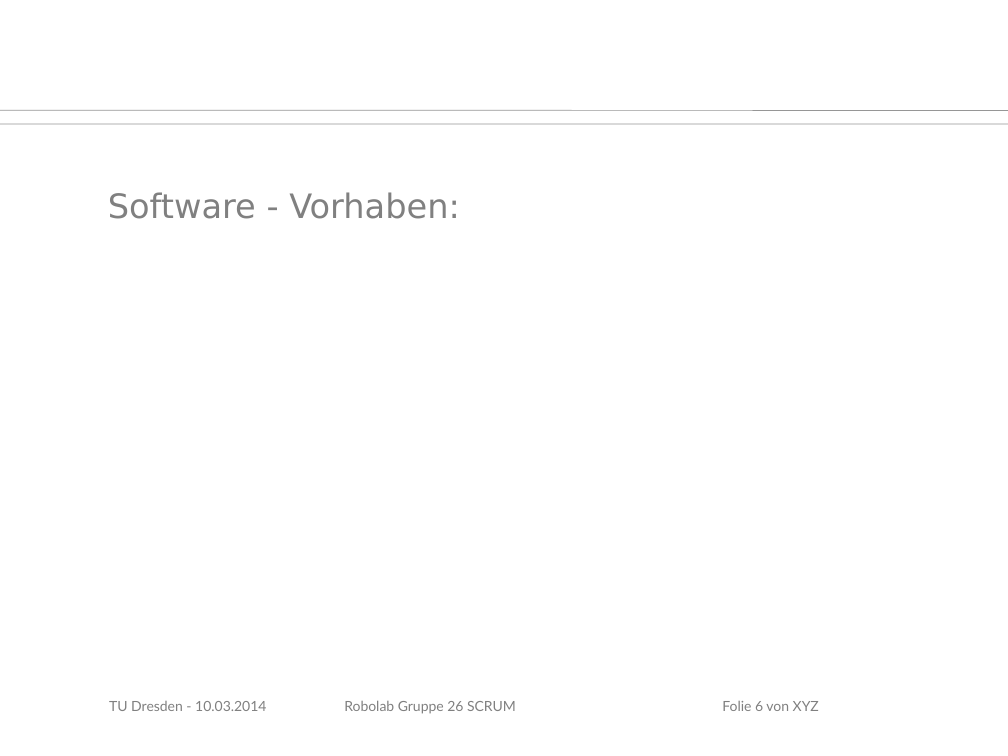
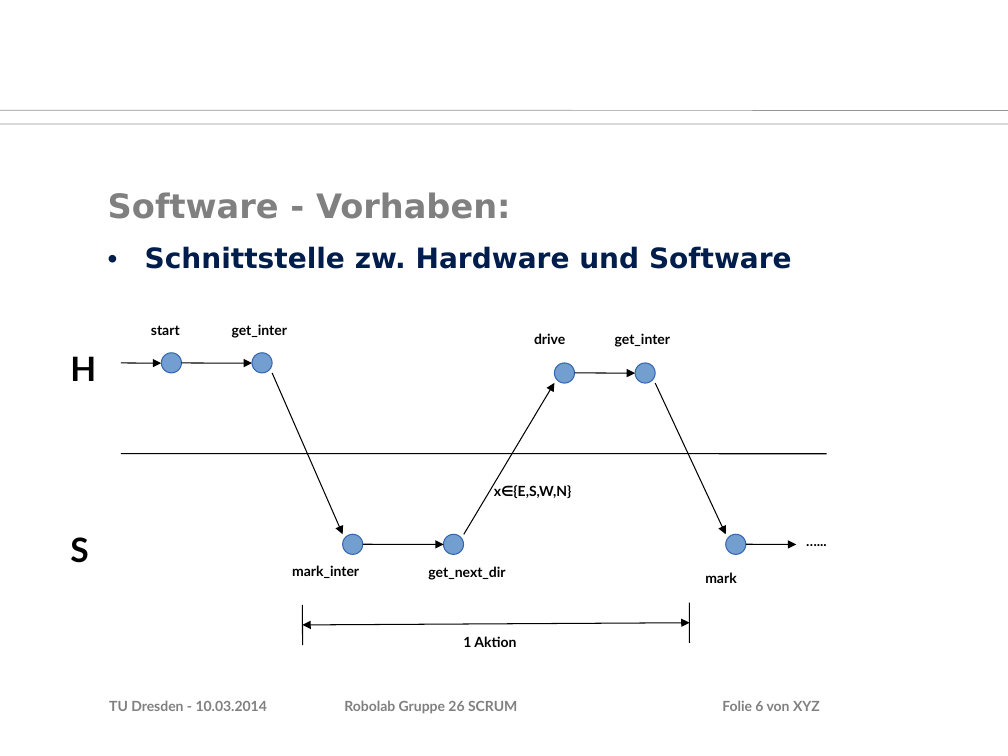
Before and after one commit to MarauderXtreme/robolab-2014, a slide deck: slide 6 of Scrum/scrum-10-03-14.ppt. Drawn at 1008x756 pixels with LibreOffice and Linux fonts; fonts in the diff are those of the drawing; background and template pictures are left out. Boxes give left, top, right and bottom in pixels: in the first picture for what was removed or moved away, otherwise in the second. Text is boxed around its words. In the diff, an @@ line names an element or a change of style, - is before the commit and + after.

Commit message:
added scrum 10.03(software)

```diff
--- a/Scrum/scrum-10-03-14.ppt
+++ b/Scrum/scrum-10-03-14.ppt
@@ bold on in 4 elements at [109,700,267,711], [344,700,517,714], [722,700,820,711], [108,192,511,219] @@
@@ text added at [145,246,792,269], 20 pt, text #001D4B, bold @@
+• Schnittstelle zw. Hardware und Software
@@ text added at [151,325,180,335], 10 pt, text #000000, bold @@
+start
@@ text added at [232,324,287,338], 10 pt, text #000000, bold @@
+get_inter
@@ text added at [70,356,96,381], 24 pt, text #000000, bold @@
+H
@@ ellipse added at [161,353,181,373], fill #729FCF, outline #3465AF 0.74 pt @@
@@ ellipse added at [252,353,272,373], fill #729FCF, outline #3465AF 0.74 pt @@
@@ text added at [534,333,565,344], 10 pt, text #000000, bold @@
+drive
@@ text added at [615,333,670,347], 10 pt, text #000000, bold @@
+get_inter
@@ arrow added from (121, 363) to (161, 363), #000000 0.74 pt @@
@@ arrow added from (181, 363) to (252, 363), #000000 0.74 pt @@
@@ arrow added from (272, 373) to (343, 534), #000000 0.74 pt @@
@@ arrow added from (464, 534) to (554, 383), #000000 0.74 pt @@
@@ ellipse added at [554,363,575,383], fill #729FCF, outline #3465AF 0.74 pt @@
@@ arrow added from (575, 373) to (635, 373), #000000 0.74 pt @@
@@ ellipse added at [635,363,655,383], fill #729FCF, outline #3465AF 0.74 pt @@
@@ arrow added from (655, 383) to (726, 534), #000000 0.74 pt @@
@@ line added from (121, 454) to (827, 454), #000000 0.74 pt @@
@@ text added at [494,483,571,498], 10 pt, text #000000, bold @@
+x∈{E,S,W,N}
@@ text added at [70,537,88,563], 24 pt, text #000000, bold @@
+S
@@ ellipse added at [343,534,363,554], fill #729FCF, outline #3465AF 0.74 pt @@
@@ ellipse added at [444,534,464,554], fill #729FCF, outline #3465AF 0.74 pt @@
@@ ellipse added at [726,534,746,554], fill #729FCF, outline #3465AF 0.74 pt @@
@@ text added at [796,527,937,554], 10 pt, text #000000, bold @@
+…...
@@ text added at [292,565,359,578], 10 pt, text #000000, bold @@
+mark_inter
@@ arrow added from (363, 544) to (444, 544), #000000 0.74 pt @@
@@ text added at [428,566,505,580], 10 pt, text #000000, bold @@
+get_next_dir
@@ arrow added from (746, 544) to (796, 544), #000000 0.74 pt @@
@@ text added at [705,572,736,583], 10 pt, text #000000, bold @@
+mark
@@ double arrow added from (302, 625) to (689, 623), #000000 0.74 pt @@
@@ line added from (302, 605) to (302, 645), #000000 0.74 pt @@
@@ line added from (689, 603) to (689, 643), #000000 0.74 pt @@
@@ text added at [463,636,516,647], 10 pt, text #000000, bold @@
+1 Aktion
```
Also in this commit, not shown: 7 other slides changed, 2 other files.
